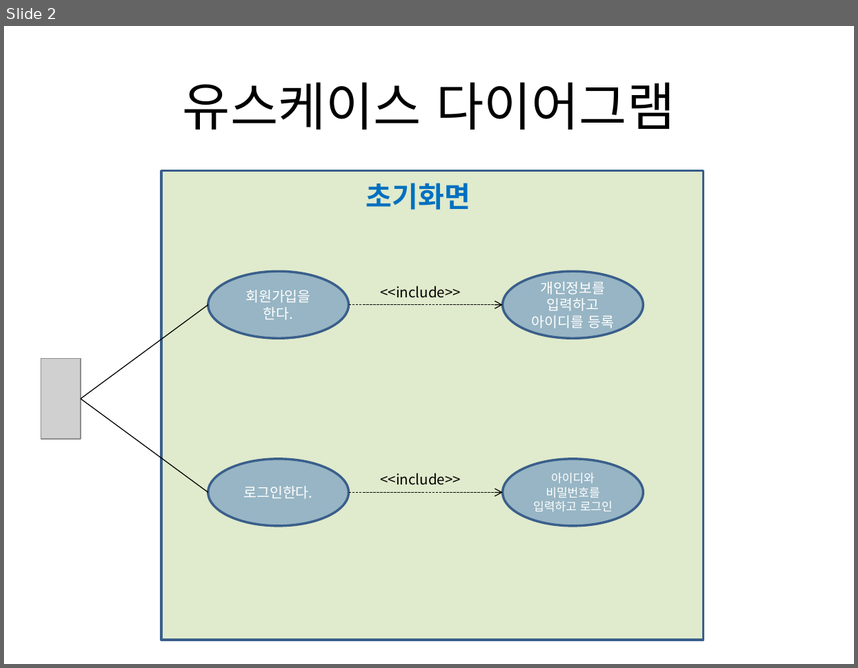
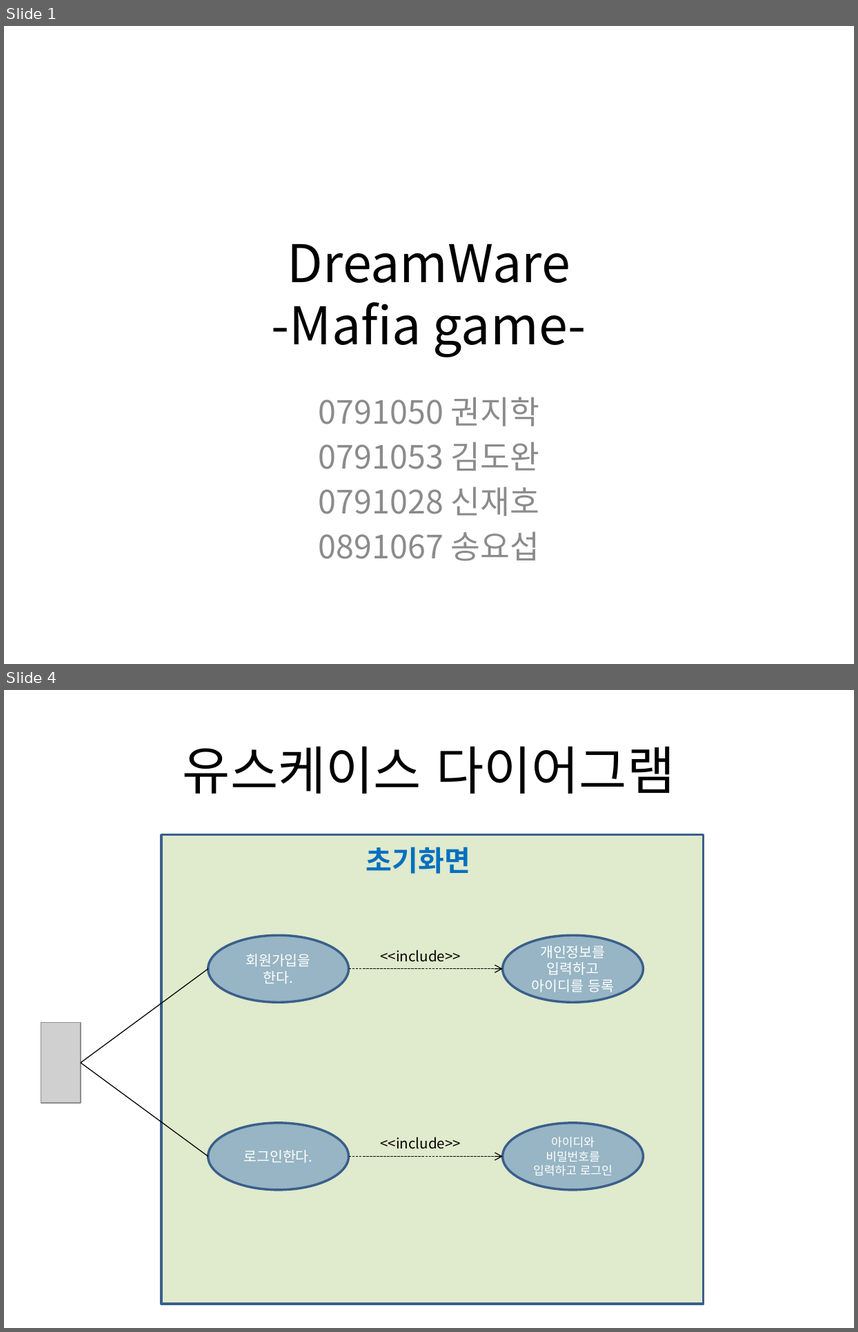
Before and after one commit to ofkdw/DreamWare, a slide deck: Document/요구사항명세서.pptx. Shown one above the other, each under a label of ours: slide 2 before the commit, slides 1 and 4 after it; the slides between them are not shown. The pictures are 858x668 and 858x1332 pixels, drawn with LibreOffice and Linux fonts; fonts in the diff are those of the drawing; grey boxes stand for pictures. Boxes give left, top, right and bottom in pixels: in the first picture for what was removed or moved away, otherwise in the second. Text is boxed around its words. In the diff, an @@ line names an element or a change of style, - is before the commit and + after.

```diff
--- a/Document/요구사항명세서.pptx
+++ b/Document/요구사항명세서.pptx
@@ slide 1 added at [4, 26, 854, 664], background #FFFFFF @@
@@ title added at [272, 243, 586, 357], 44 pt, text #000000 @@
+DreamWare
+-Mafia game-
@@ subtitle added at [319, 397, 539, 561], 27.2 pt, text #8C8C8C @@
+0791050 권지학
+0791053 김도완
+0791028 신재호
+0891067 송요섭
@@ what was slide 2 is now slide 4 @@
```
Also in this commit, not shown: 2 other slides added, 1 slide removed.
